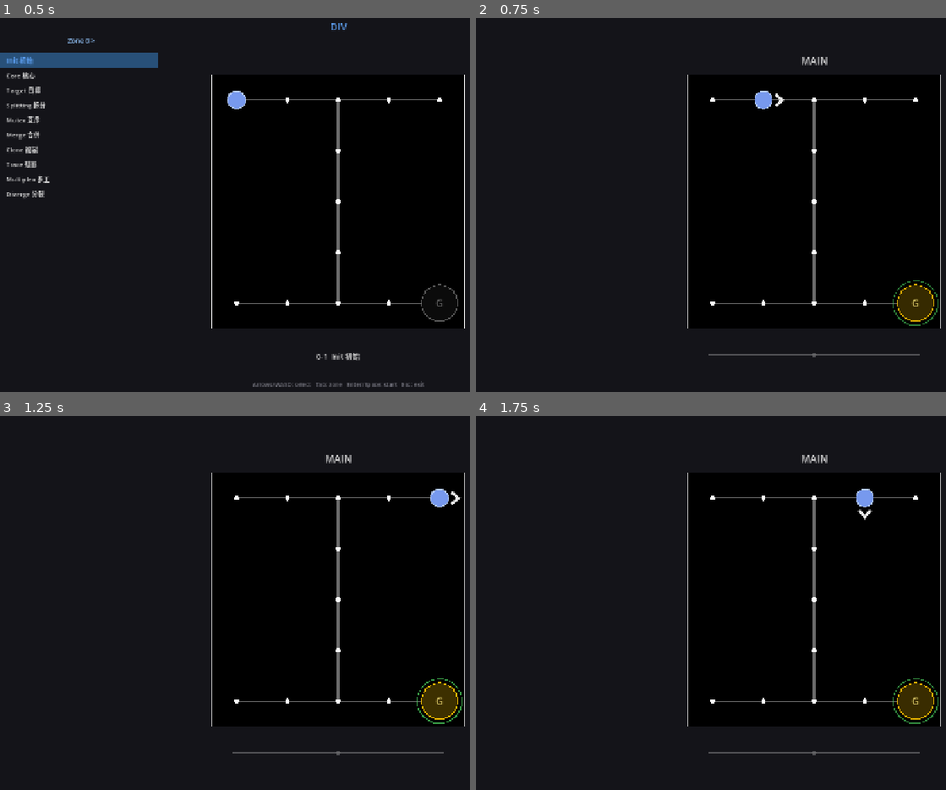
Above: before the commit, frames 1-4 (two rows, left to right).
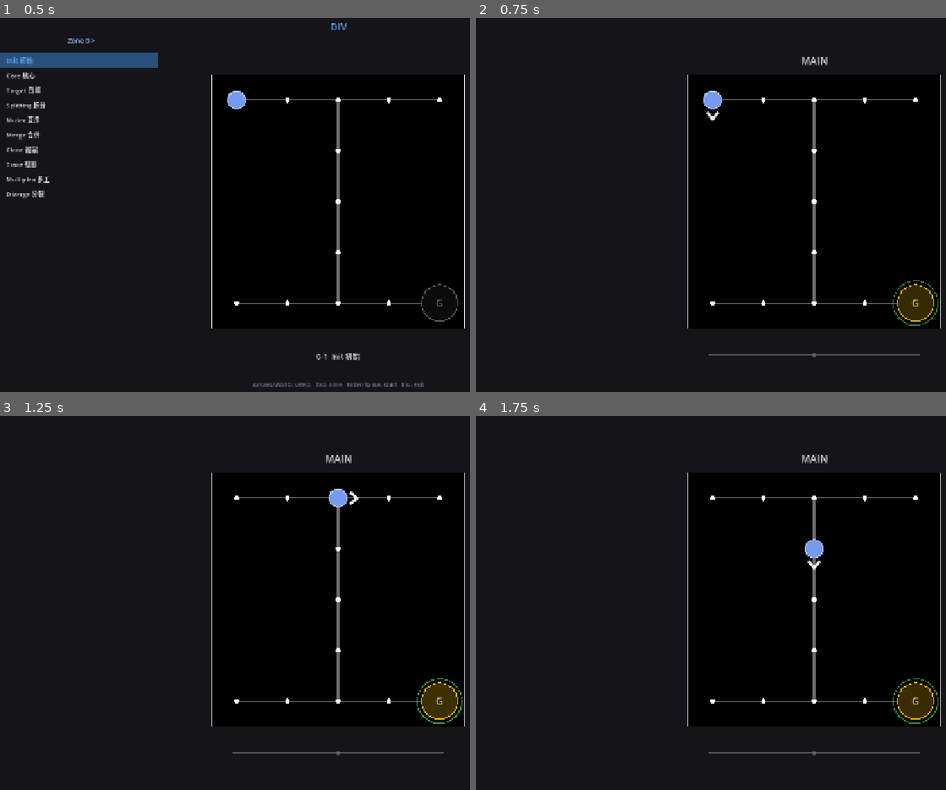
Above: after the commit, the same moments.

Repository: Periodev/DIV
Game: Godot game, scene res://scenes/main.tscn
The game is run twice, just before and just after one commit, with the same random seed, the same clock (stepped at 60 frames per second) and the same inputs.
Inputs:
- Up to frame 1 (0.5 s): no input
- Up to frame 2 (0.75 s): tap Enter at 0.5 s; hold D from 0.53 s (still down); tap R at 0.6 s
- Up to frame 3 (1.25 s): keep holding D; tap Space at 0.77 s
- Up to frame 4 (1.75 s): release D at 1.28 s; hold S from 1.28 s (still down); tap Z at 1.35 s; tap Space at 1.52 s

Frame 1 is identical in both runs. In frame 2, 0.4% of the frame differs, in the area x 48-66%, y 19-28%; in frame 3, 0.4%, in the area x 69-99%, y 19-25%; in frame 4, 0.4%.

Commit message:
move speed

Diff:
--- a/godot/scripts/GameScene.gd
+++ b/godot/scripts/GameScene.gd
@@ -45,8 +45,9 @@
 const FALL_ANIM_DURATION := 0.25
 
 # Held-key movement (mirrors Python game_window.py on_update + move_cooldown)
-const MOVE_REPEAT_DELAY := 0.133  # seconds between repeats (~8 frames @ 60 fps)
+const MOVE_REPEAT_DELAY := 0.250  # seconds between repeats (~400ms per step)
 var _move_cooldown: float = 0.0
+var _last_held_dir: Vector2i = Vector2i(0, 0)
 const DEBUG_VICTORY := true
 
 
@@ -118,6 +119,7 @@
 	slide_progress        = 0.0
 	slide_active          = false
 	_move_cooldown        = 0.0
+	_last_held_dir        = Vector2i(0, 0)
 
 	_apply_frame_spec()
 	_update_ui()
@@ -202,12 +204,17 @@
 	# Movement keys are NOT handled in _input(); they are polled here every frame
 	# so that holding a direction gives smooth continuous movement.
 	if controller != null and not controller.collapsed and not controller.victory:
-		_move_cooldown -= delta
-		if _move_cooldown <= 0.0:
-			var dir := _get_held_direction()
-			if dir != Vector2i(0, 0):
+		var dir := _get_held_direction()
+		_move_cooldown = maxf(_move_cooldown - delta, 0.0)
+		if dir == Vector2i(0, 0):
+			_last_held_dir = Vector2i(0, 0)
+			_move_cooldown = 0.0
+		else:
+			var dir_changed: bool = dir != _last_held_dir
+			if dir_changed or _move_cooldown <= 0.0:
 				controller.handle_move(dir)
 				_move_cooldown = MOVE_REPEAT_DELAY
+			_last_held_dir = dir
 
 	# Physics runs every frame — mirrors Python game_window.py on_update (line 117).
 	# update_physics() is called unconditionally each frame (not only on input),
